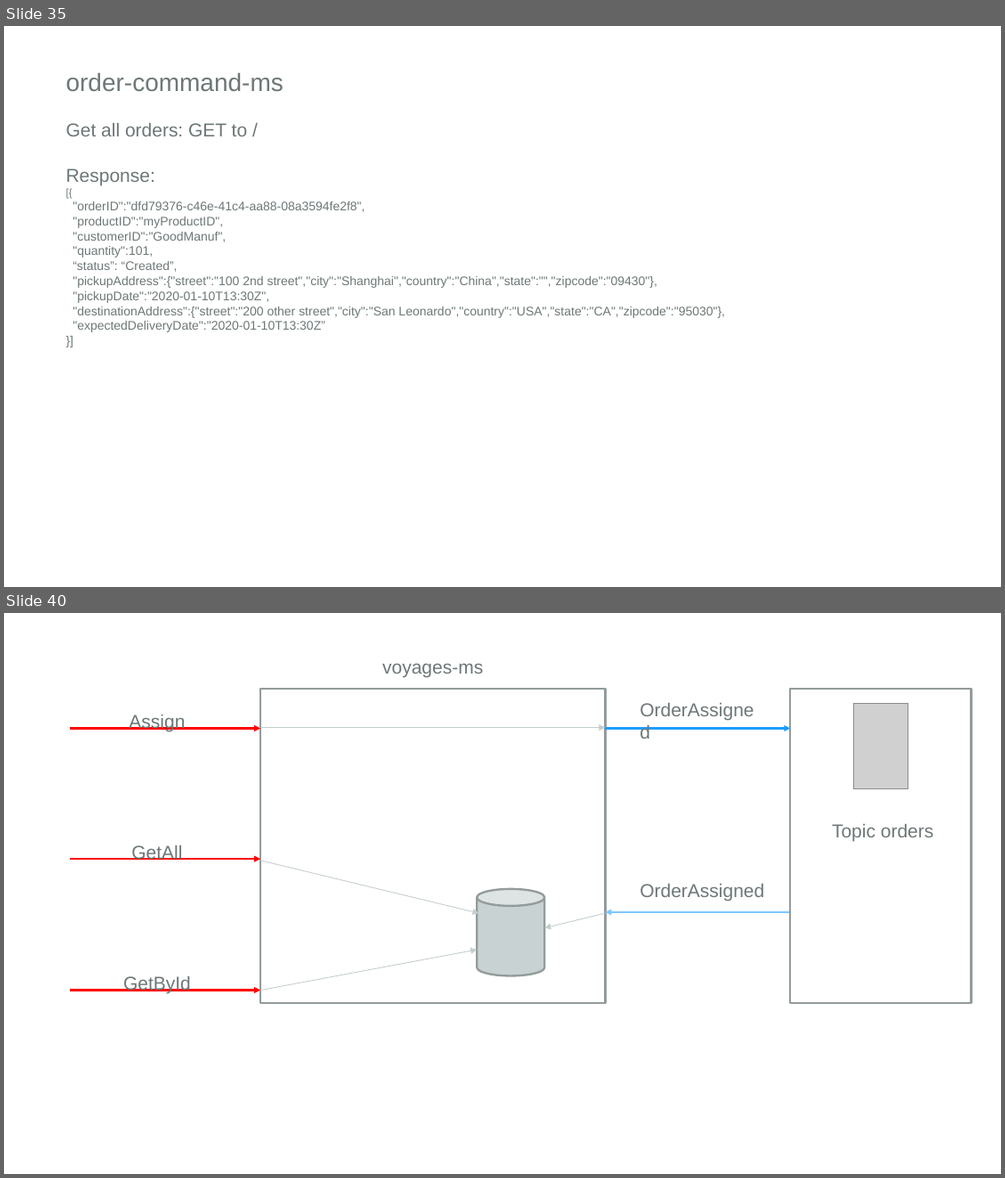
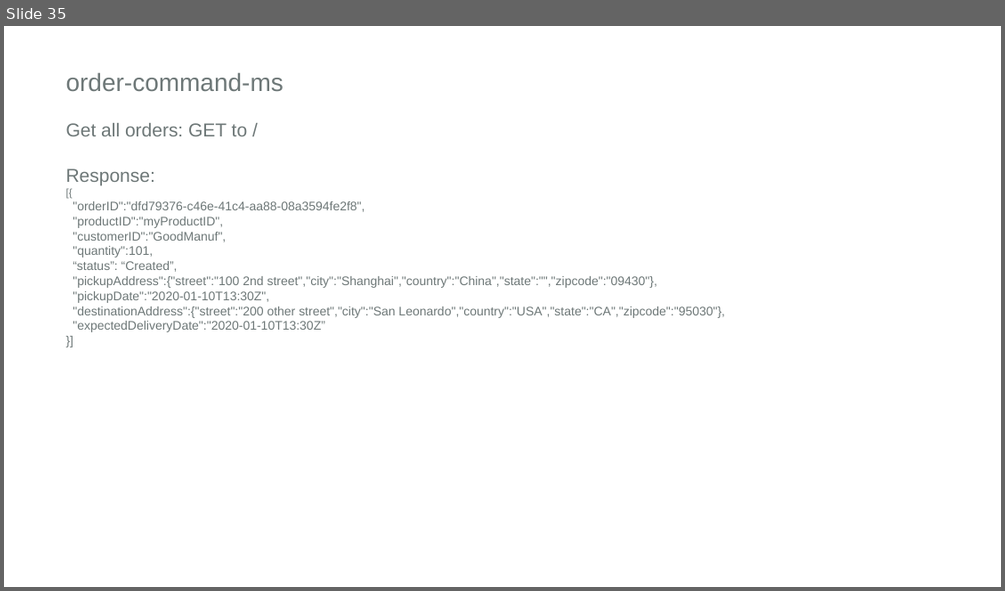
Before and after one commit to matthewpwilson/refarch-kc-order-ms, a slide deck: kc-order-diagrams.pptx. Shown one above the other, each under a label of ours: slides 35 and 40 before the commit, slide 35 after it; the slides between them are not shown. The pictures are 1005x1178 and 1005x591 pixels, drawn with LibreOffice and Linux fonts; fonts in the diff are those of the drawing; grey boxes stand for pictures; background and template pictures are left out. Boxes give left, top, right and bottom in pixels: in the first picture for what was removed or moved away, otherwise in the second. Text is boxed around its words. In the diff, an @@ line names an element or a change of style, - is before the commit and + after.

```diff
--- a/kc-order-diagrams.pptx
+++ b/kc-order-diagrams.pptx
@@ slide 40 removed at (4,613,1001,1174), background #FFFFFF @@
@@ text removed at (382,663,483,678) @@
-voyages-ms
@@ rectangle removed at (260,689,606,1003) @@
@@ rectangle removed at (791,689,971,1003) @@
@@ text removed at (129,714,185,732) @@
-Assign
@@ picture removed at (853,704,908,789) @@
@@ arrow removed from (71, 728) to (260, 728) @@
@@ arrow removed from (260, 728) to (606, 728) @@
@@ arrow removed from (606, 728) to (791, 728) @@
@@ text removed at (832,824,934,841) @@
-Topic orders
@@ text removed at (131,845,182,860) @@
-GetAll
@@ arrow removed from (71, 859) to (260, 859) @@
@@ arrow removed from (260, 860) to (479, 913) @@
@@ text removed at (633,876,877,906) @@
-OrderAssigned
@@ cylinder removed at (477,889,544,976) @@
@@ text removed at (639,884,764,901) @@
-OrderAssigned
@@ arrow removed from (606, 913) to (544, 928) @@
@@ arrow removed from (791, 912) to (606, 912) @@
@@ arrow removed from (260, 989) to (477, 949) @@
@@ text removed at (123,976,191,994) @@
-GetById
@@ arrow removed from (71, 989) to (260, 989) @@
```
Also in this commit, not shown: 3 slides changed, 3 slides added, 11 other slides removed, 6 other files.
